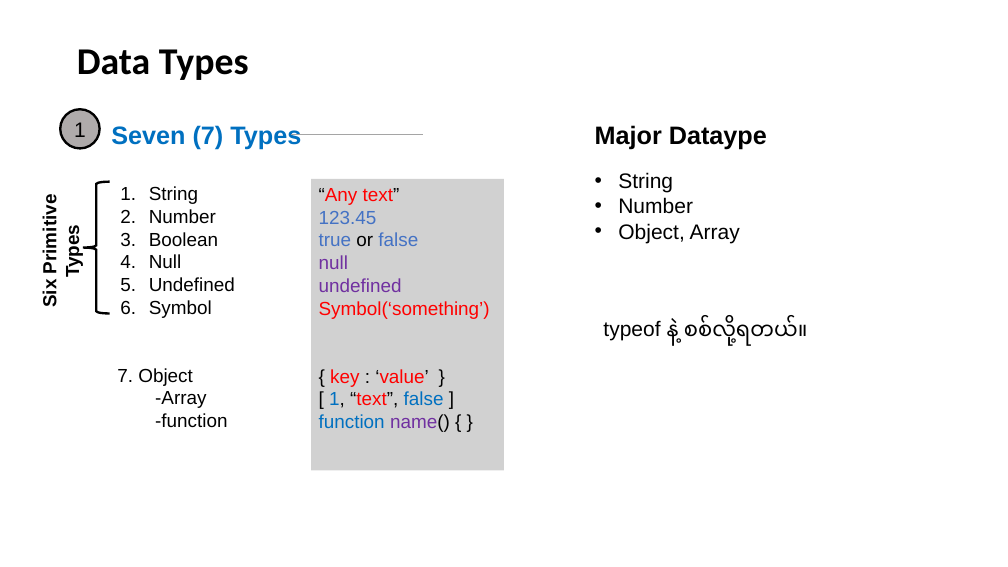
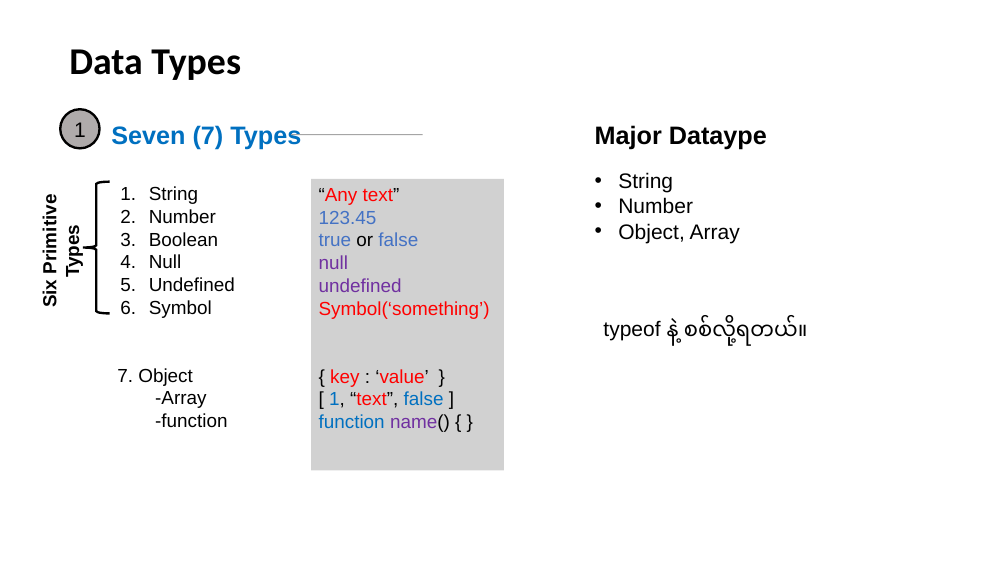
Before and after one commit to yellhtetaung/mmsitbwd4, a slide deck: slide 4 of JavaScript.pptx. Drawn at 1008x567 pixels with LibreOffice and Linux fonts; fonts in the diff are those of the drawing. Boxes give left, top, right and bottom in pixels: in the first picture for what was removed or moved away, otherwise in the second. Text is boxed around its words. In the diff, an @@ line names an element or a change of style, - is before the commit and + after.

```diff
--- a/JavaScript.pptx
+++ b/JavaScript.pptx
@@ title "Data Types": place and size @@
-title "Data Types" at [77, 49, 249, 80]
+title "Data Types" at [69, 49, 241, 80]
```
Also in this commit, not shown: 8 other slides changed.
